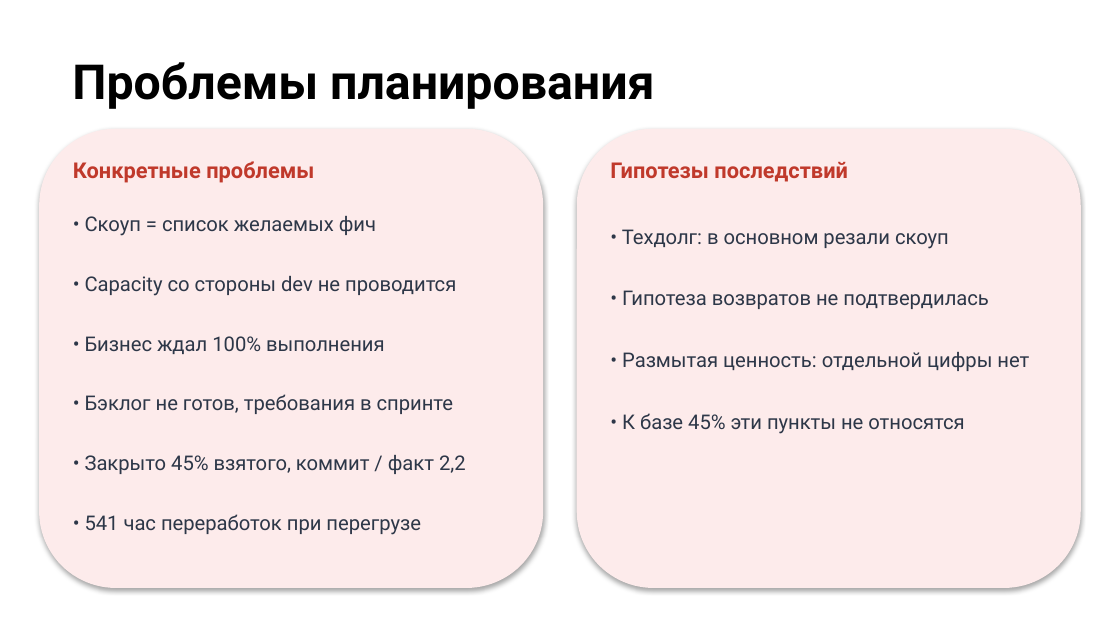
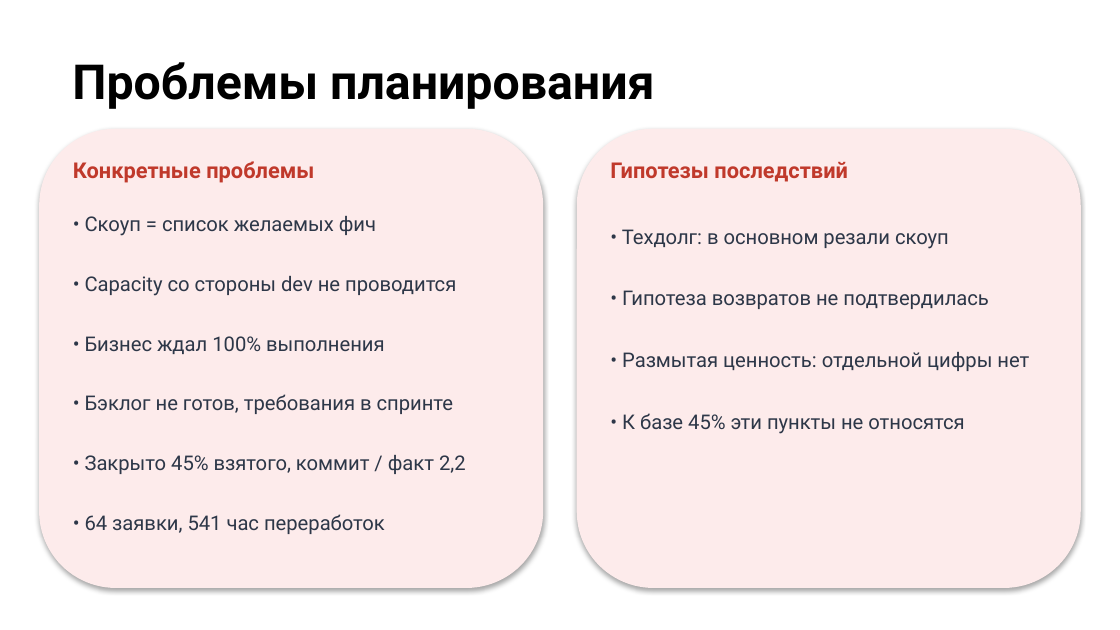
Before and after one commit to camelot270/otus_work, a slide deck: slide 7 of docs/Защита проекта. Петров Н.И..pptx. Drawn at 1120x630 pixels with LibreOffice and Linux fonts; fonts in the diff are those of the drawing; background and template pictures are left out. Boxes give left, top, right and bottom in pixels: in the first picture for what was removed or moved away, otherwise in the second. Text is boxed around its words. In the diff, an @@ line names an element or a change of style, - is before the commit and + after.

```diff
--- a/docs/Защита проекта. Петров Н.И..pptx
+++ b/docs/Защита проекта. Петров Н.И..pptx
@@ text at [85,514,385,534]: text changed @@
-• 541 час переработок при перегрузе
+• 64 заявки, 541 час переработок
```
